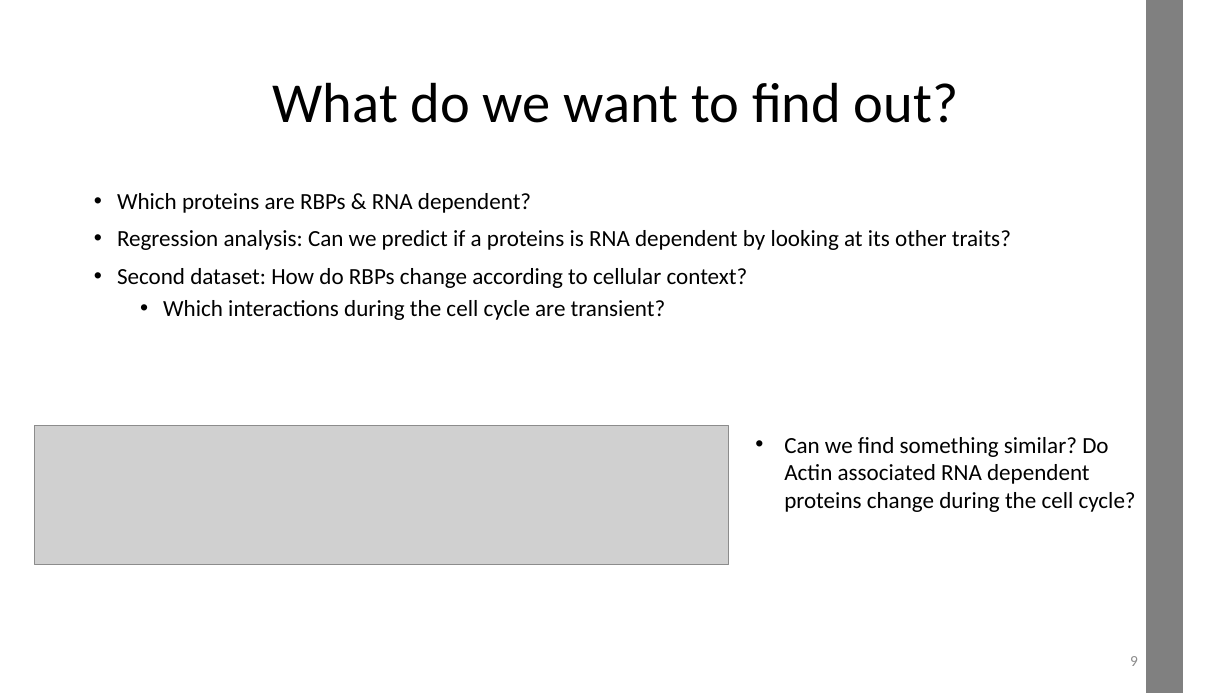
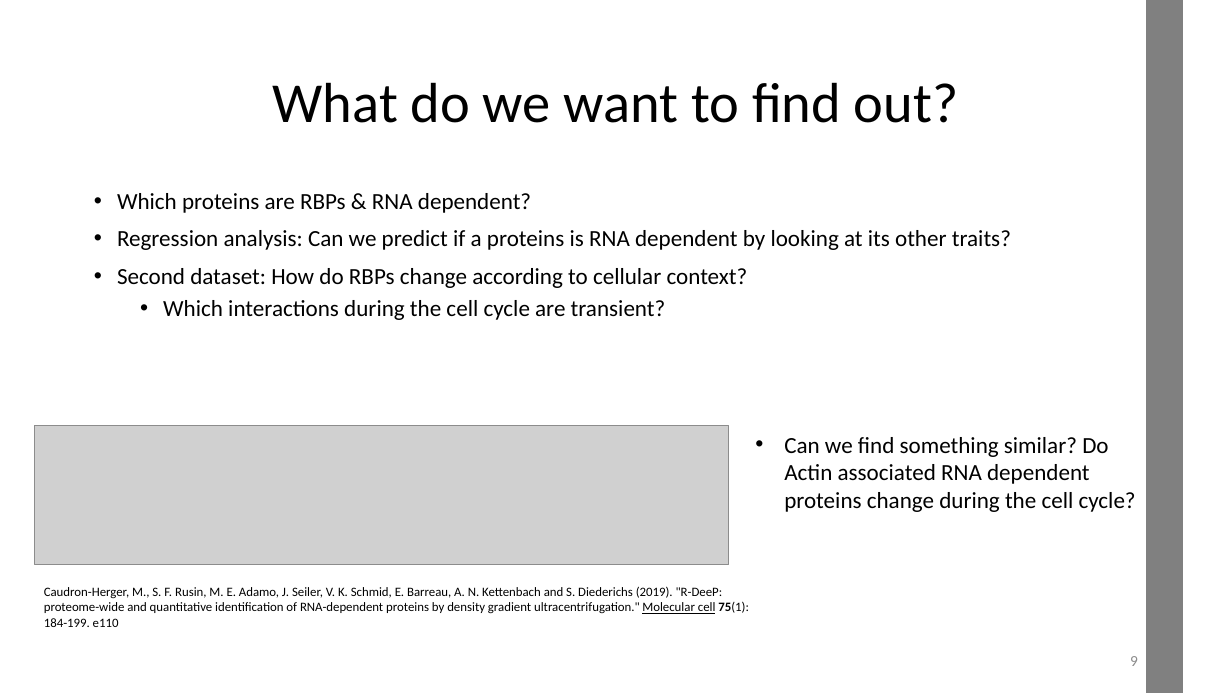
Before and after one commit to datascience-mobi-2022/2022-topic-03-team-05, a slide deck: slide 9 of Project Proposal_temporary draft.pptx. Drawn at 1232x693 pixels with LibreOffice and Linux fonts; fonts in the diff are those of the drawing; grey boxes stand for pictures. Boxes give left, top, right and bottom in pixels: in the first picture for what was removed or moved away, otherwise in the second. Text is boxed around its words. In the diff, an @@ line names an element or a change of style, - is before the commit and + after.

```diff
--- a/Project Proposal_temporary draft.pptx
+++ b/Project Proposal_temporary draft.pptx
@@ text added at (44, 586, 749, 627), 10 pt, text #000000 @@
+Caudron-Herger, M., S. F. Rusin, M. E. Adamo, J. Seiler, V. K. Schmid, E. Barreau, A. N. Kettenbach and S. Diederichs (2019). "R-DeeP: proteome-wide and quantitative identification of RNA-dependent proteins by density gradient ultracentrifugation." Molecular cell 75(1): 184-199. e110
```
Also in this commit, not shown: 9 other slides changed, 1 slide added, 1 slide removed.
